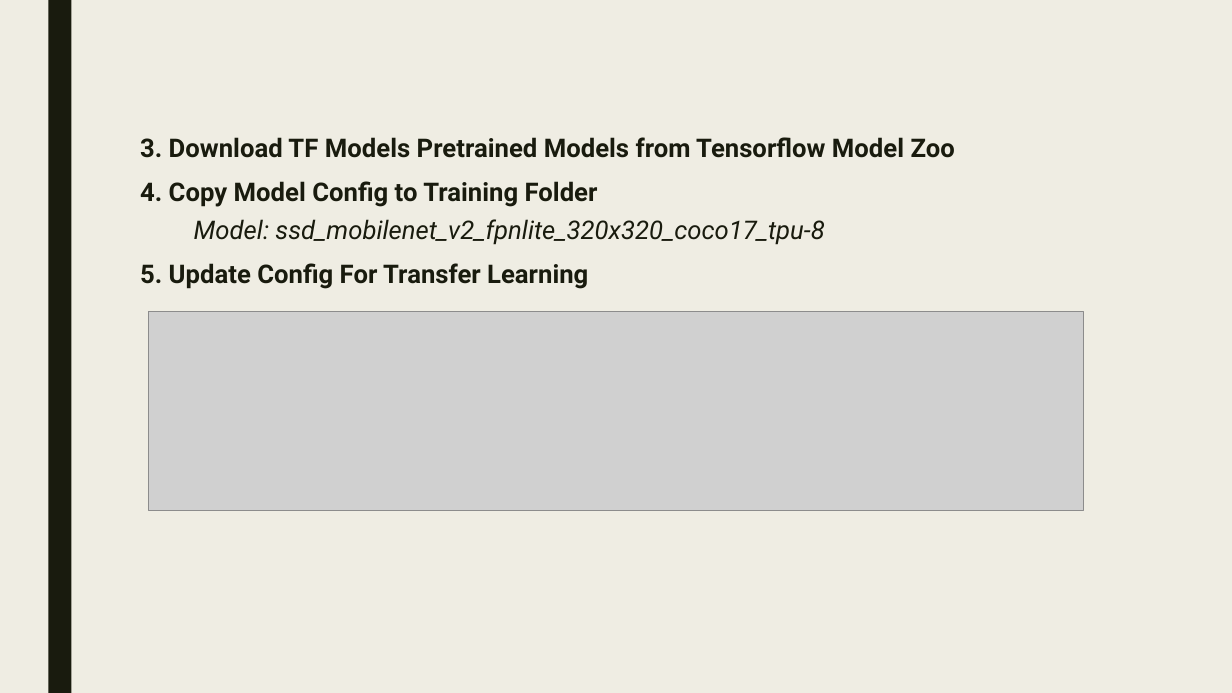
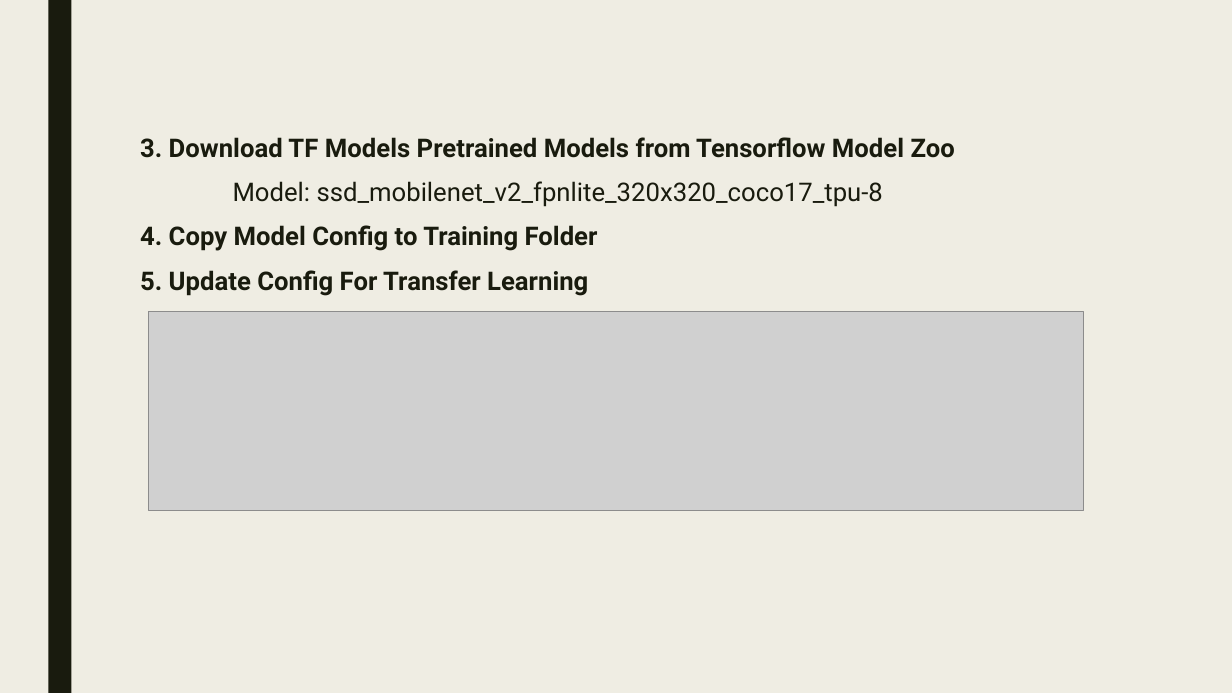
Before and after one commit to NgHoangViet/HandGestureRecognition, a slide deck: slide 4 of Hand Gesture Recognition.pptx. Drawn at 1232x693 pixels with LibreOffice and Linux fonts; fonts in the diff are those of the drawing; grey boxes stand for pictures. Boxes give left, top, right and bottom in pixels: in the first picture for what was removed or moved away, otherwise in the second. Text is boxed around its words. In the diff, an @@ line names an element or a change of style, - is before the commit and + after.

```diff
--- a/Hand Gesture Recognition.pptx
+++ b/Hand Gesture Recognition.pptx
@@ text at box(233, 181, 883, 207): paragraph added @@
+Model: ssd_mobilenet_v2_fpnlite_320x320_coco17_tpu-8
@@ text at box(194, 219, 824, 245): paragraph removed @@
-  Model: ssd_mobilenet_v2_fpnlite_320x320_coco17_tpu-8
```
Also in this commit, not shown: 3 other slides changed.
